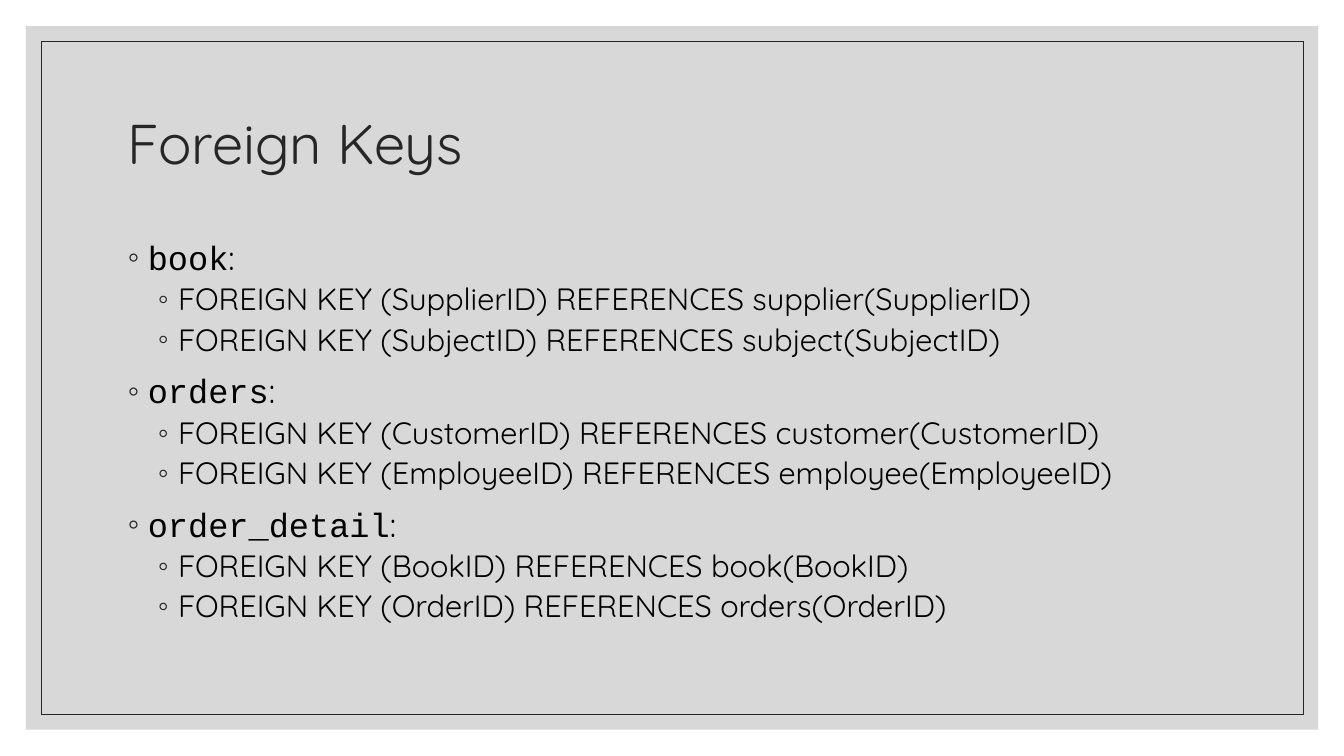
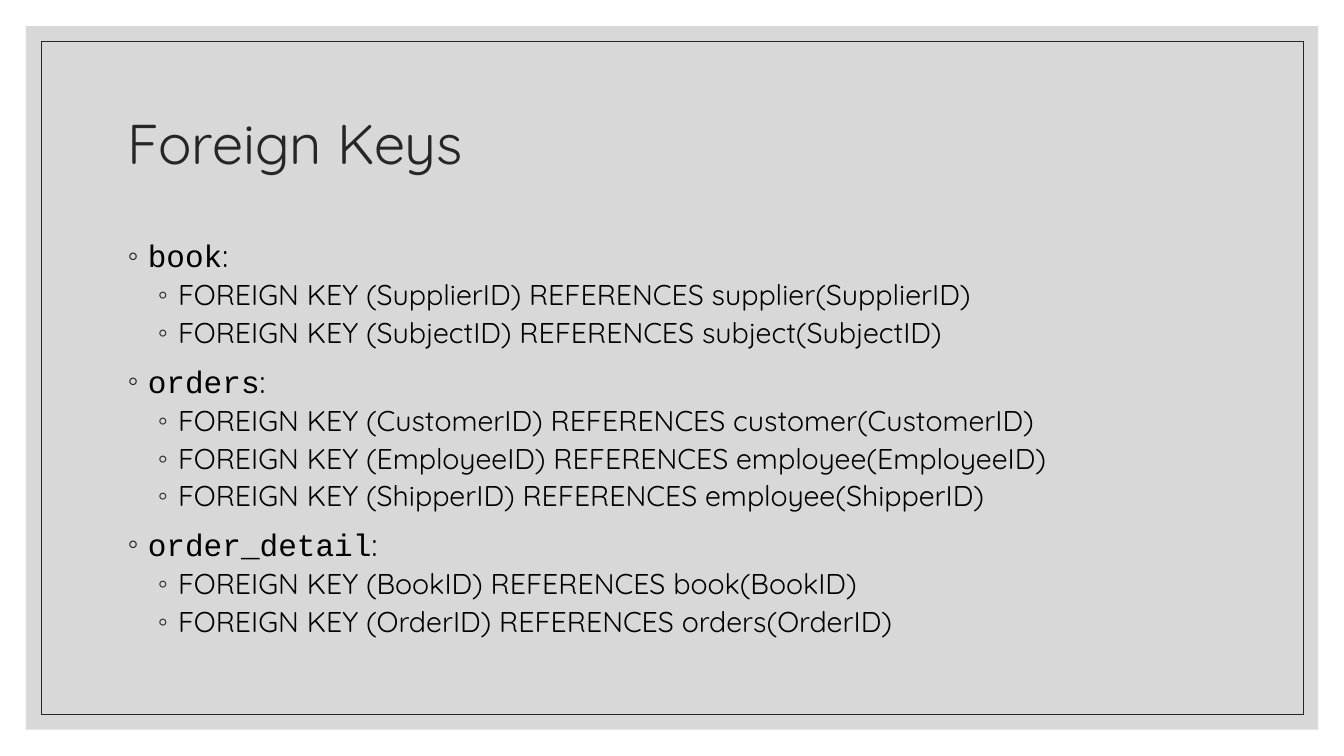
Before and after one commit to COMP-6120/FinalProject, a slide deck: slide 4 of Presentation.pptx (slide 5 before the commit). Drawn at 1344x756 pixels with LibreOffice and Linux fonts; fonts in the diff are those of the drawing. Boxes give left, top, right and bottom in pixels: in the first picture for what was removed or moved away, otherwise in the second. Text is boxed around its words. In the diff, an @@ line names an element or a change of style, - is before the commit and + after.

Commit message:
Update er diagram and db design part of presentation

```diff
--- a/Presentation.pptx
+++ b/Presentation.pptx
@@ text at [148,245,1046,638]: size 24 to 22.2 pt in "book:", "orders:", "order_detail:"; size 22 to 20.4 pt in "FOREIGN KEY (SupplierID) REFERENCES supplier(SupplierID)", "FOREIGN KEY (SubjectID) REFERENCES subject(SubjectID)", "FOREIGN KEY (CustomerID) REFERENCES customer(CustomerID)", "FOREIGN KEY (EmployeeID) REFERENCES employee(EmployeeID)" and 2 more places @@
@@ text at [178,485,984,512]: paragraph added @@
+  ◦ FOREIGN KEY (ShipperID) REFERENCES employee(ShipperID)
```
Also in this commit, not shown: 2 slides added, 1 slide removed, 2 other files.
